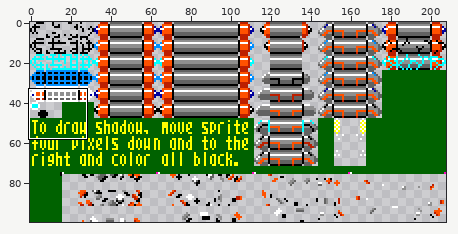
Edited in one commit: sprite sheet (Assets/Sprites/Arcade - Arkanoid - Vaus.png). Above: a wide view before the commit, with the close-up outlined.
Close-up. Earlier state:
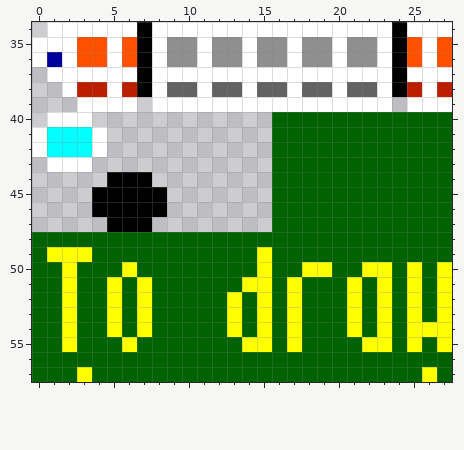
The file is 208x100 pixels. Shown: x 0..27, y 34..57.
Now the later version:
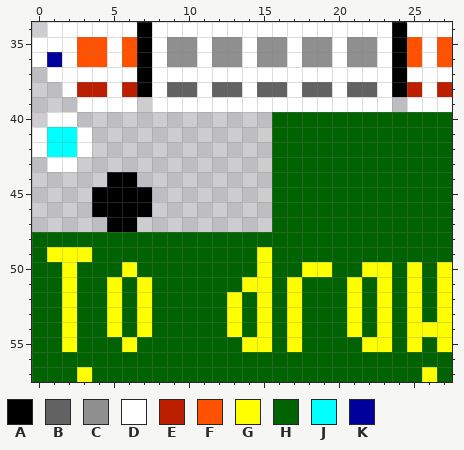
Palette (. is transparent): A #000000  B #626262  C #8f8f8f  D #ffffff  E #bc1f00  F #ff5100  G #ffff00  H #006200  J #00ffff  K #00009d
From the commit log: Vaus con control añadido
Change:
Colour J becomes colour D in rows 41 to 42 at x 3.
Colour A is gone in row 44 at x 7; in rows 45 to 46 at x 8; in row 47 at x 7.
Colour D is gone in row 40 at x 3; in rows 41 to 42 at x 4; in row 43 at x 3.
